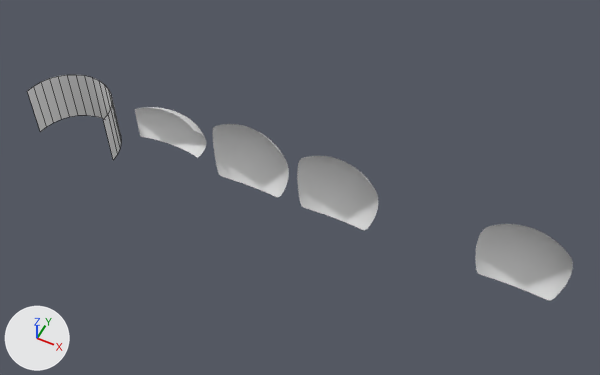
The Blender file Assets/Models/dome.blend: old version first, new version second.
Both versions are drawn from a 50 mm lens placed at (4.36, -9.51, 12.68), pointed at (-0.65, 0.51, 0.16). Arrows for +X, +Y and +Z are at lower left; the lights stay in place. Mesh edges are drawn as thin lines on the coarser meshes.
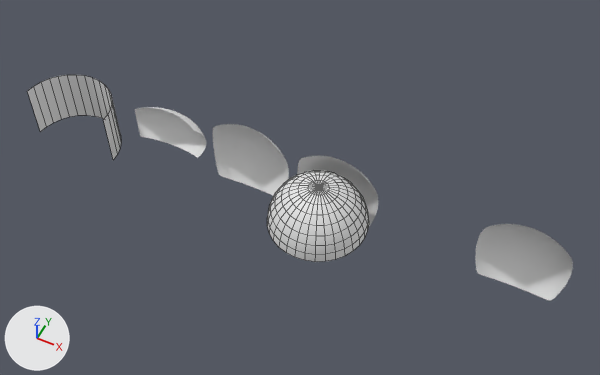
Where the change shows, as pixel boxes (x1, y1, x2, y2) in the pictures (600 x 375 px):
'Sphere', added
    after: (267, 170, 369, 262)
'Cube', unchanged, covered by the edit
    before: (297, 156, 378, 230)
    after: (297, 156, 378, 227)

Edits to the bpy script that builds the scene:
```text
Add me_sphere_002:
    me_sphere_002.from_pydata(...)  # 257 vertices, 256 faces; spans x -1.0..1.0, y -1.0..1.0, z 0.0..1.0
    me_sphere_002.polygons.foreach_set('use_smooth', [True] * 256)
Add ob_sphere:
    ob_sphere = bpy.data.objects.new('Sphere', me_sphere_002)
    ob_sphere.location = (0.0, 0.0, 0.0)
```
